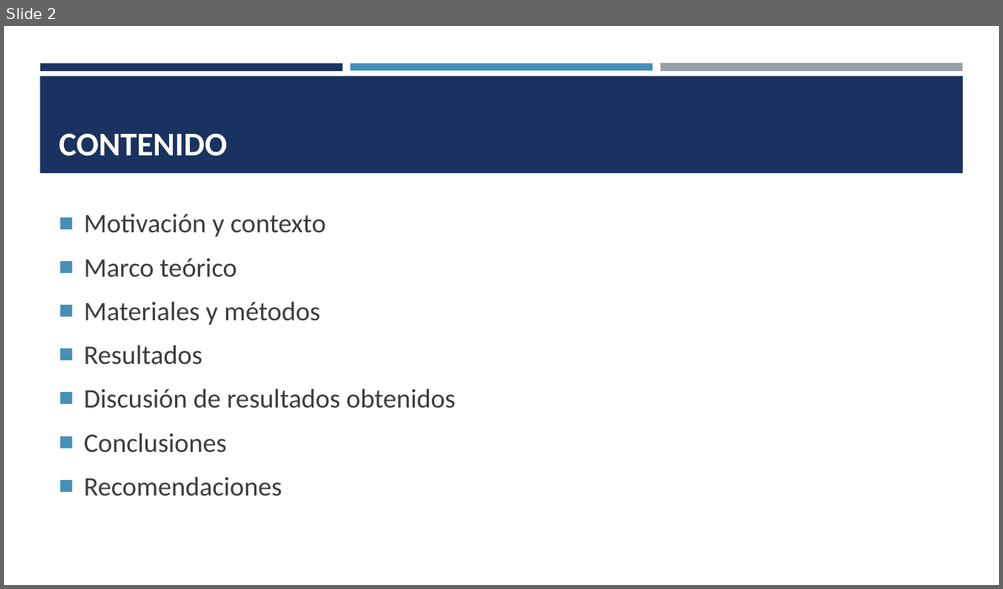
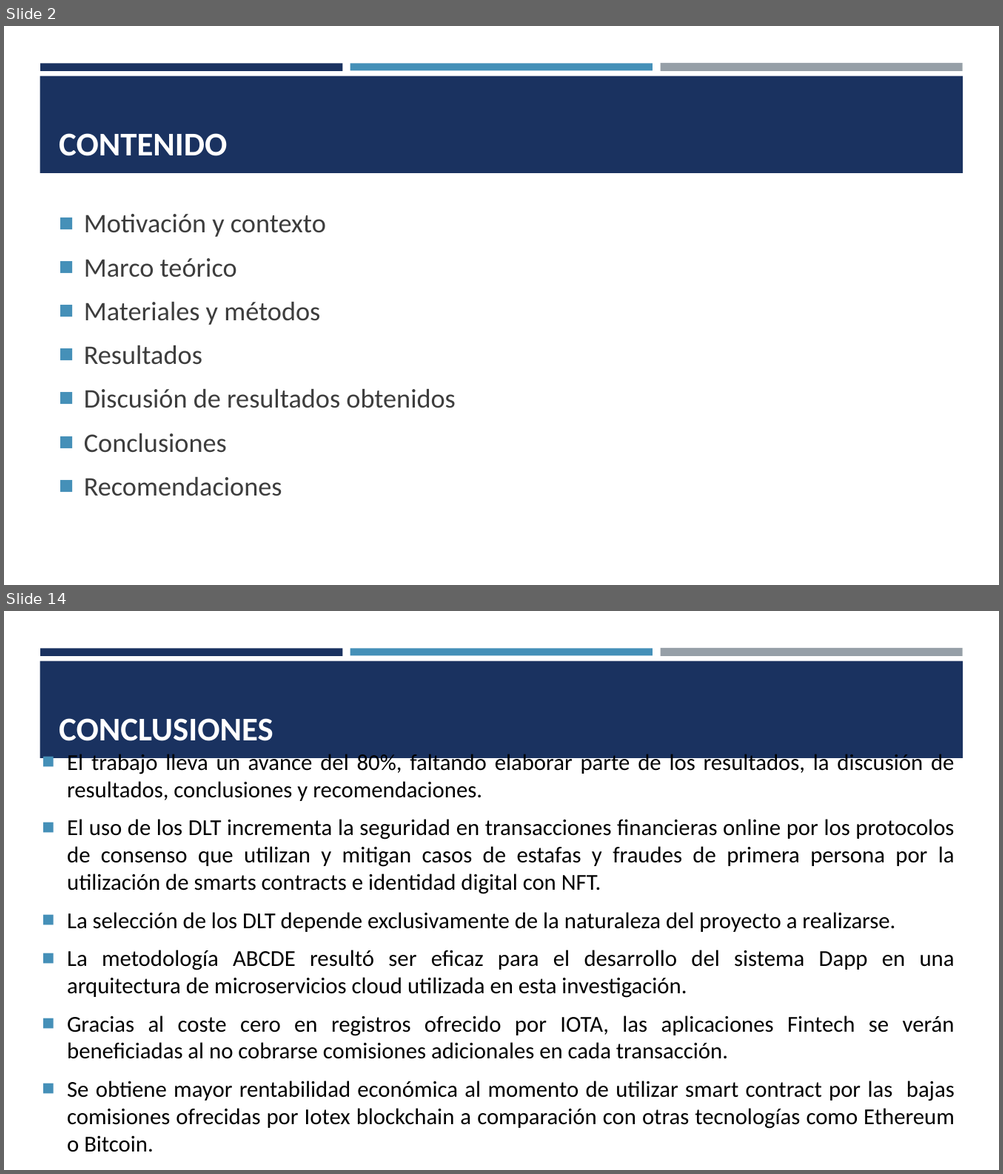
Before and after one commit to jfnando3030/Maestria-de-Sofware, a slide deck: Tesis/Diapositivas tesis.pptx. Shown one above the other, each under a label of ours: slide 2 before the commit, slides 2 and 14 after it; the slides between them are not shown. The pictures are 1003x589 and 1003x1174 pixels, drawn with LibreOffice and Linux fonts; fonts in the diff are those of the drawing. Boxes give left, top, right and bottom in pixels: in the first picture for what was removed or moved away, otherwise in the second. Text is boxed around its words. In the diff, an @@ line names an element or a change of style, - is before the commit and + after.

```diff
--- a/Tesis/Diapositivas tesis.pptx
+++ b/Tesis/Diapositivas tesis.pptx
@@ slide 14 added at (4,611,999,1170), background #FFFFFF; not listed: 4 template elements that a slide beside it also shows @@
@@ title added at (59,718,273,741), 32 pt, text #FFFFFF, bold @@
+CONCLUSIONES
@@ text added at (67,751,954,1153), 22 pt, text #000000 @@
+■ El trabajo lleva un avance del 80%, faltando elaborar parte de los resultados, la discusión de resultados, conclusiones y recomendaciones.
+■ El uso de los DLT incrementa la seguridad en transacciones financieras online por los protocolos de consenso que utilizan y mitigan casos de estafas y fraudes de primera persona por la utilización de smarts contracts e identidad digital con NFT.
+■ La selección de los DLT depende exclusivamente de la naturaleza del proyecto a realizarse.
+■ La metodología ABCDE resultó ser eficaz para el desarrollo del sistema Dapp en una arquitectura de microservicios cloud utilizada en esta investigación.
+■ Gracias al coste cero en registros ofrecido por IOTA, las aplicaciones Fintech se verán beneficiadas al no cobrarse comisiones adicionales en cada transacción.
+■ Se obtiene mayor rentabilidad económica al momento de utilizar smart contract por las bajas comisiones ofrecidas por Iotex blockchain a comparación con otras tecnologías como Ethereum o Bitcoin.
```
Also in this commit, not shown: 6 slides changed, 6 other slides added, 2 other files.
